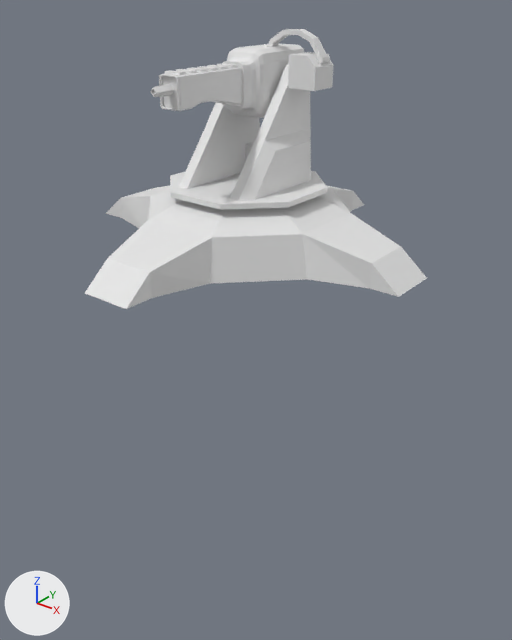
An edit to the Blender file BlendFilesForUnity/B_MachineGunTurret.blend, drawn before and after from the same camera.
The view is the same before and after, from a 50 mm camera at (7.7, -9.37, 10.58) aimed at (-0.15, 0.44, 4.49). Every picture has the same lights, and +X, +Y and +Z are marked at lower left. The same objects are shown in both versions, whatever each file hides.
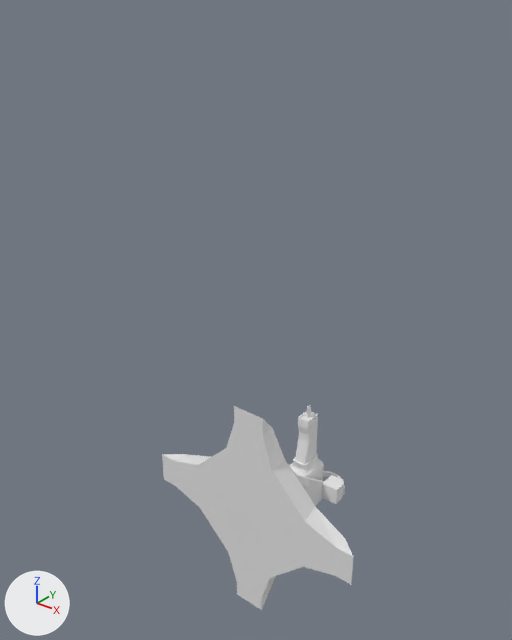
Pixel boxes [x1, y1, x2, y2] of what changed, in the pictures (512 x 640 px):
'Cylinder', reshaped, moved, turned: before [85, 185, 427, 309]; after [162, 406, 354, 610]
'Cube.001', reshaped, moved, rescaled: before [150, 29, 333, 210]; after [288, 406, 345, 506]

Edits to the bpy script that builds the scene:
```text
Change me_cube_001:
    where me_cube_001.from_pydata(...)  # 385 vertices, 410 faces; spans x -6.4..6.4, y -3.19..0.21, z -1.46..0.56
    used by ob_cube_001; location = (0.0, 1.11, 9.11); scale = (0.205, 1.0, 1.25)
    me_cube_001 part 1: the whole mesh is multiplied about its middle by the matrix ((0.164, 0.0, 0.0), (0.0, 0.0, 0.999), (0.0, -0.8, 0.0)), then moved by (0.0, 3.28, 0.76)
Change me_cylinder:
    where me_cylinder.from_pydata(...)  # 49 vertices, 53 faces; spans x -3.23..3.23, y -3.23..3.23, z 0.0..0.97
    used by ob_cylinder; location = (0.0, 0.0, 6.27); rotation_euler = (0.0, 0.0, -0.393), in degrees (0, 0, -23)
    me_cylinder part 2: the whole mesh is multiplied about the mesh origin by the matrix ((0.739, 0.306, 0.0), (0.0, 0.0, 0.8), (0.306, -0.739, 0.0))
Change ob_cube_001:
    ob_cube_001.scale: (0.205, 1.0, 1.25) -> (1.0, 1.0, 1.0)
    ob_cube_001.location: (0.0, 1.11, 9.11) -> (0.0, 0.0, 0.0)
Change ob_cylinder:
    ob_cylinder.rotation_euler: (0.0, 0.0, -0.393) -> (0.0, 0.0, 0.0)  # degrees (0, 0, -23) -> degrees (0, 0, 0)
    ob_cylinder.location: (0.0, 0.0, 6.27) -> (0.0, 0.0, 0.0)
```
